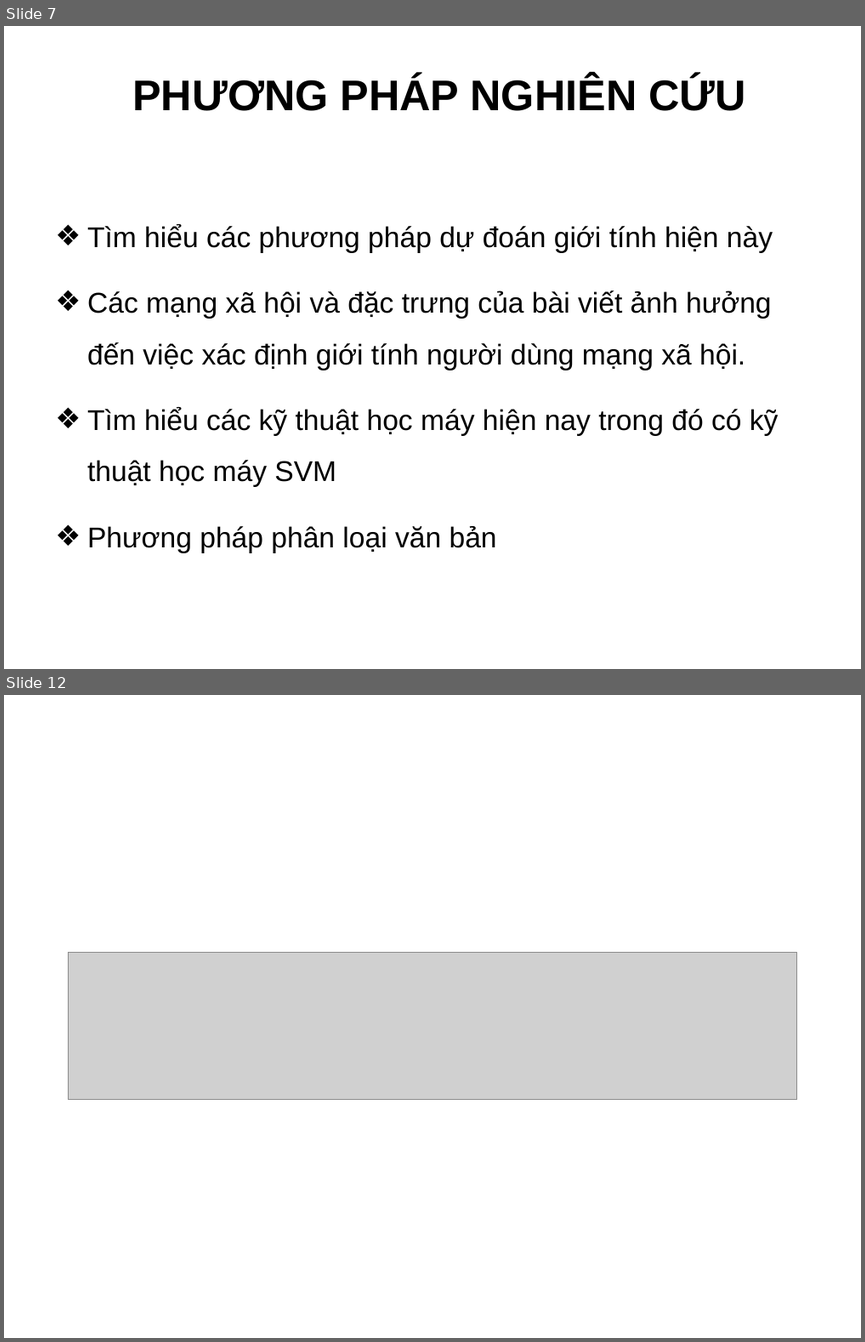
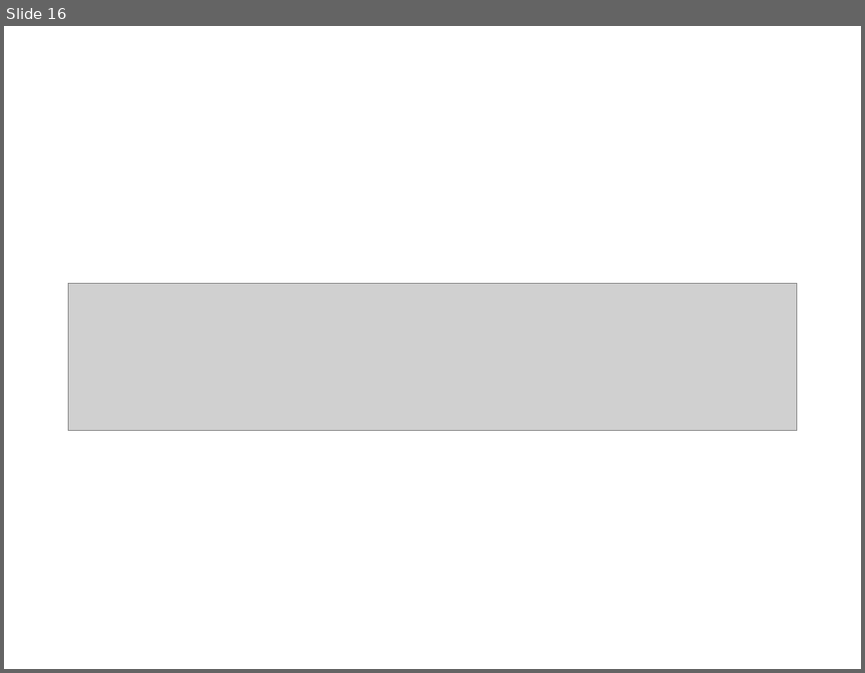
Before and after one commit to truonghaibg/thesis, a slide deck: tchai/Slide_LuanVan_TruongCongHai.ppt. Shown one above the other, each under a label of ours: slides 7 and 12 before the commit, slide 16 after it; the slides between them are not shown. The pictures are 865x1342 and 865x673 pixels, drawn with LibreOffice and Linux fonts; fonts in the diff are those of the drawing; grey boxes stand for pictures; background and template pictures are left out. Boxes give left, top, right and bottom in pixels: in the first picture for what was removed or moved away, otherwise in the second. Text is boxed around its words. In the diff, an @@ line names an element or a change of style, - is before the commit and + after.

```diff
--- a/tchai/Slide_LuanVan_TruongCongHai.ppt
+++ b/tchai/Slide_LuanVan_TruongCongHai.ppt
@@ slide 7 removed at (4, 26, 861, 669), background picture (left out) @@
@@ title removed at (132, 76, 746, 111) @@
-PHƯƠNG PHÁP NGHIÊN CỨU
@@ text removed at (87, 224, 778, 553) @@
-❖ Tìm hiểu các phương pháp dự đoán giới tính hiện này
-❖ Các mạng xã hội và đặc trưng của bài viết ảnh hưởng đến việc xác định giới tính người dùng mạng xã hội.
-❖ Tìm hiểu các kỹ thuật học máy hiện nay trong đó có kỹ thuật học máy SVM
-❖ Phương pháp phân loại văn bản
@@ what was slide 12 is now slide 16 @@
```
Also in this commit, not shown: 4 slides changed, 11 slides added, 6 other slides removed.
